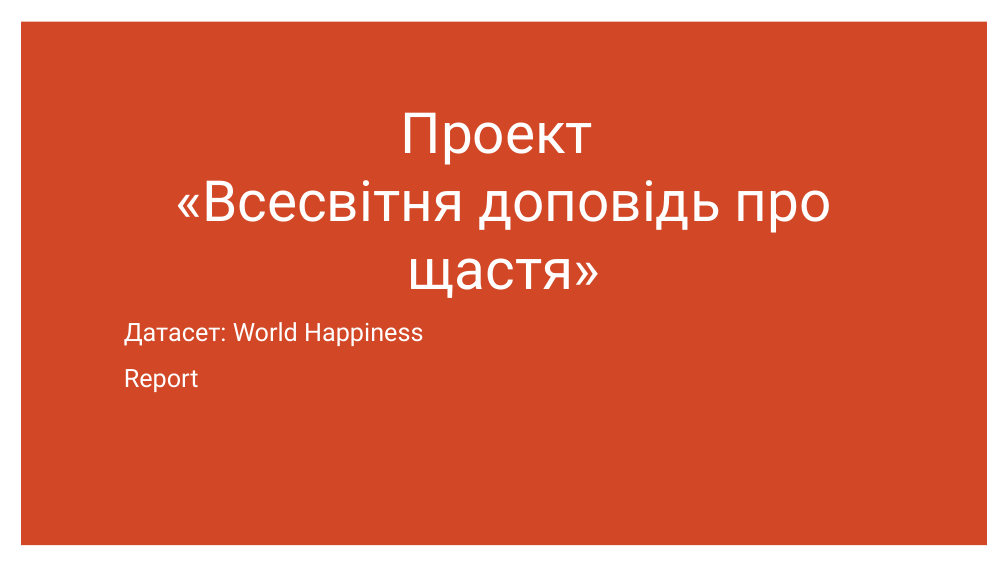
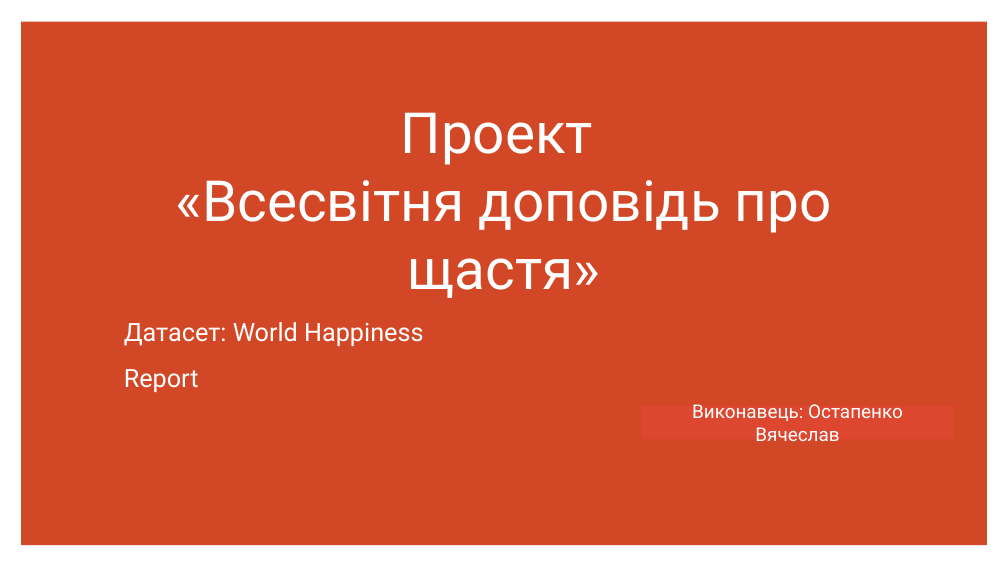
Before and after one commit to vyachost/happiness, a slide deck: slide 1 of Проект.pptx. Drawn at 1008x567 pixels with LibreOffice and Linux fonts; fonts in the diff are those of the drawing. Boxes give left, top, right and bottom in pixels: in the first picture for what was removed or moved away, otherwise in the second. Text is boxed around its words. In the diff, an @@ line names an element or a change of style, - is before the commit and + after.

```diff
--- a/Проект.pptx
+++ b/Проект.pptx
@@ rectangle added at (x1=641, y1=405, x2=954, y2=439), fill #DD462F, 18 pt, text #FFFFFF @@
+Виконавець: Остапенко Вячеслав
```
Also in this commit, not shown: 1 other slide changed, 1 other file.
